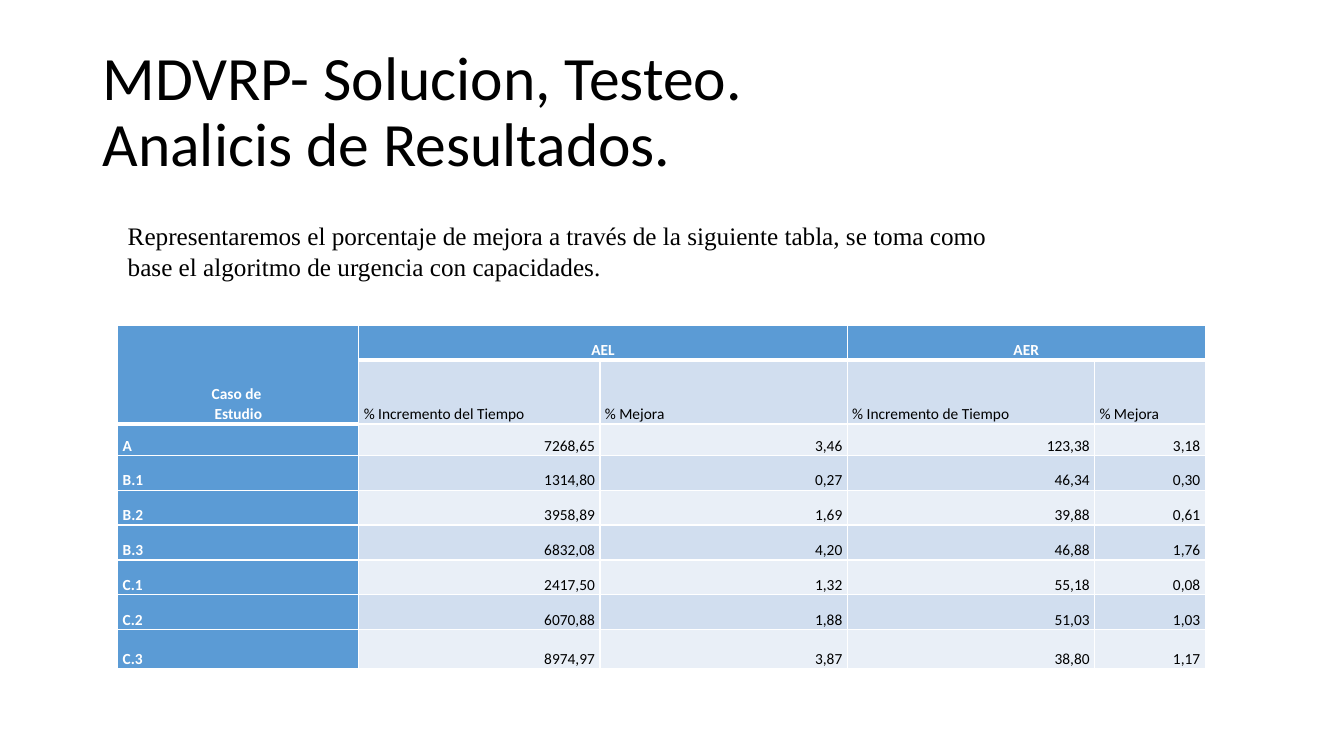
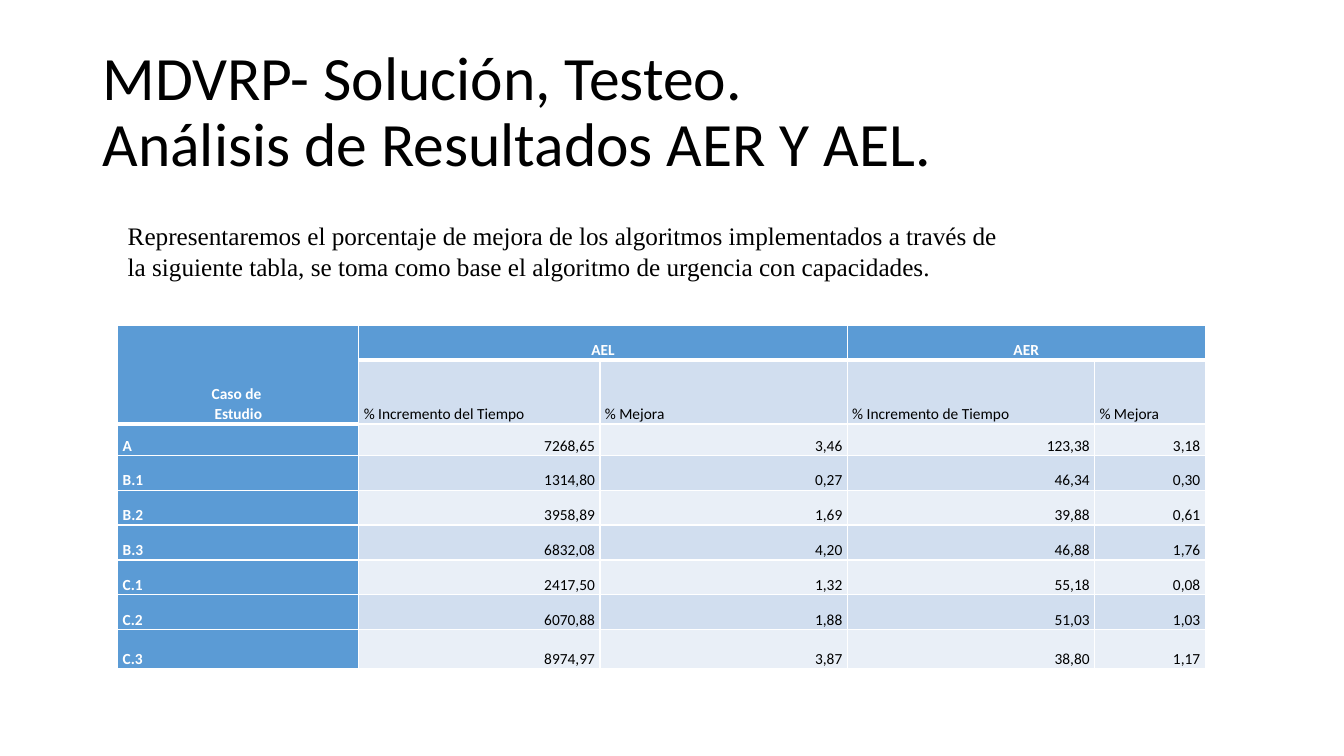
Before and after one commit to urubusale/proyvrp, a slide deck: slide 20 of Version/Documentación/MDVRP.pptx. Drawn at 1344x756 pixels with LibreOffice and Linux fonts; fonts in the diff are those of the drawing. Boxes give left, top, right and bottom in pixels: in the first picture for what was removed or moved away, otherwise in the second. Text is boxed around its words. In the diff, an @@ line names an element or a change of style, - is before the commit and + after.

```diff
--- a/Version/Documentación/MDVRP.pptx
+++ b/Version/Documentación/MDVRP.pptx
@@ title at bbox=[102, 57, 931, 167]: text changed @@
-MDVRP- Solucion, Testeo.
-Analicis de Resultados.
+MDVRP- Solución, Testeo.
+Análisis de Resultados AER Y AEL.
@@ text at bbox=[128, 227, 997, 282]: text changed @@
-Representaremos el porcentaje de mejora a través de la siguiente tabla, se toma como base el algoritmo de urgencia con capacidades.
+Representaremos el porcentaje de mejora de los algoritmos implementados a través de la siguiente tabla, se toma como base el algoritmo de urgencia con capacidades.
```
Also in this commit, not shown: 9 other slides changed, 1 slide added, 1 other file.
